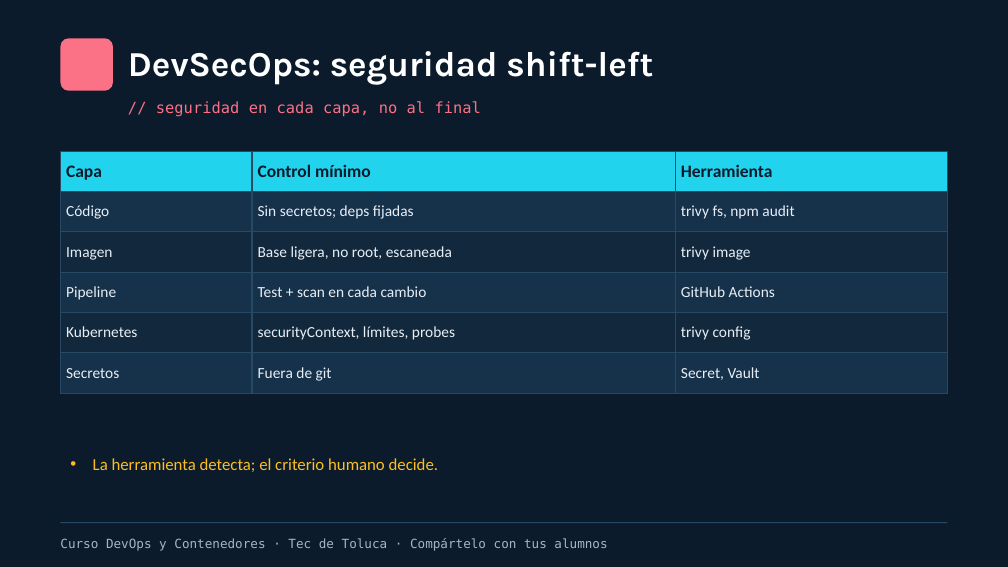
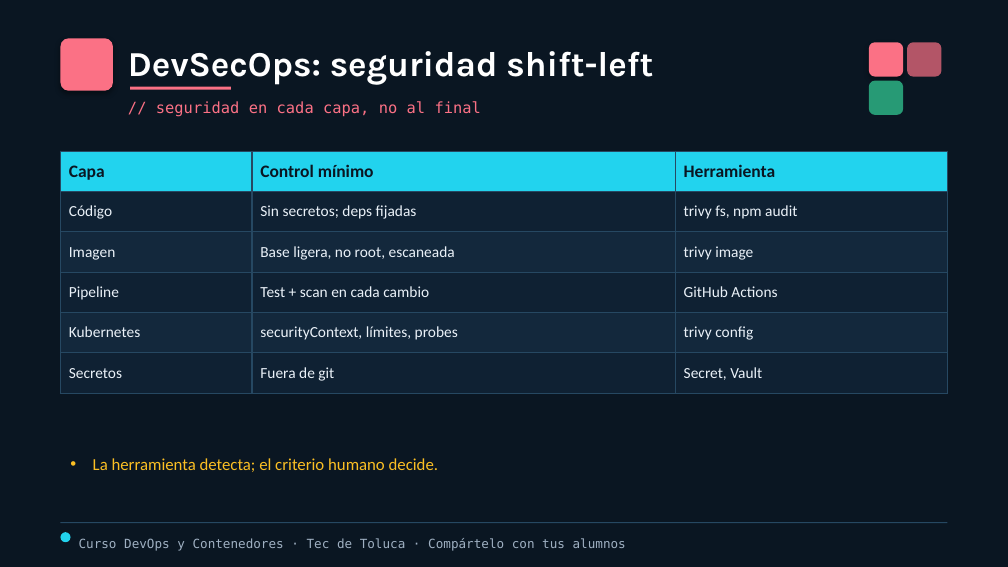
Before and after one commit to Finithe-Phoenix/devops-contenedores-kubernetes-curso, a slide deck: slide 11 of 01-app/node/public/downloads/Infografias_Alumnos_ES.pptx. Drawn at 1008x567 pixels with LibreOffice and Linux fonts; fonts in the diff are those of the drawing. Boxes give left, top, right and bottom in pixels: in the first picture for what was removed or moved away, otherwise in the second. Text is boxed around its words. In the diff, an @@ line names an element or a change of style, - is before the commit and + after.

```diff
--- a/01-app/node/public/downloads/Infografias_Alumnos_ES.pptx
+++ b/01-app/node/public/downloads/Infografias_Alumnos_ES.pptx
@@ background #0B1B2B to #0A1622 @@
@@ rounded rectangle at (60, 38, 113, 91): shadow on @@
@@ rounded rectangle added at (869, 42, 903, 77), fill #FB7185 @@
@@ rounded rectangle added at (907, 42, 941, 77), fill #FB7185 at 70% opacity @@
@@ rectangle added at (130, 87, 231, 90), fill #FB7185 @@
@@ rounded rectangle added at (869, 81, 903, 115), fill #34D399 at 70% opacity @@
@@ table at (60, 151, 948, 385) @@
@@ fill #16314A to #0F2133 in 9 cells @@
@@ fill #12293D to #13283C in 6 cells @@
@@ text colour #0B1B2B to #0A1622 in "Capa", "Control mínimo", "Herramienta" @@
@@ text colour #E8EEF5 to #EAF1F8 in "Código", "Sin secretos; deps fijadas", "trivy fs, npm audit", "Imagen" and 11 more places @@
@@ borders changed @@
@@ ellipse added at (60, 532, 71, 542), fill #22D3EE @@
@@ text "Curso DevOps y Contenedores · ...": place and size @@
-text "Curso DevOps y Contenedores · ..." at (60, 538, 607, 551)
+text "Curso DevOps y Contenedores · ..." at (79, 538, 626, 551)
@@ text "Curso DevOps y Contenedores · ..." at (79, 538, 626, 551): text colour #A8B4C4 to #9FB0C2 @@
```
Also in this commit, not shown: 13 other slides changed, 35 other files.
